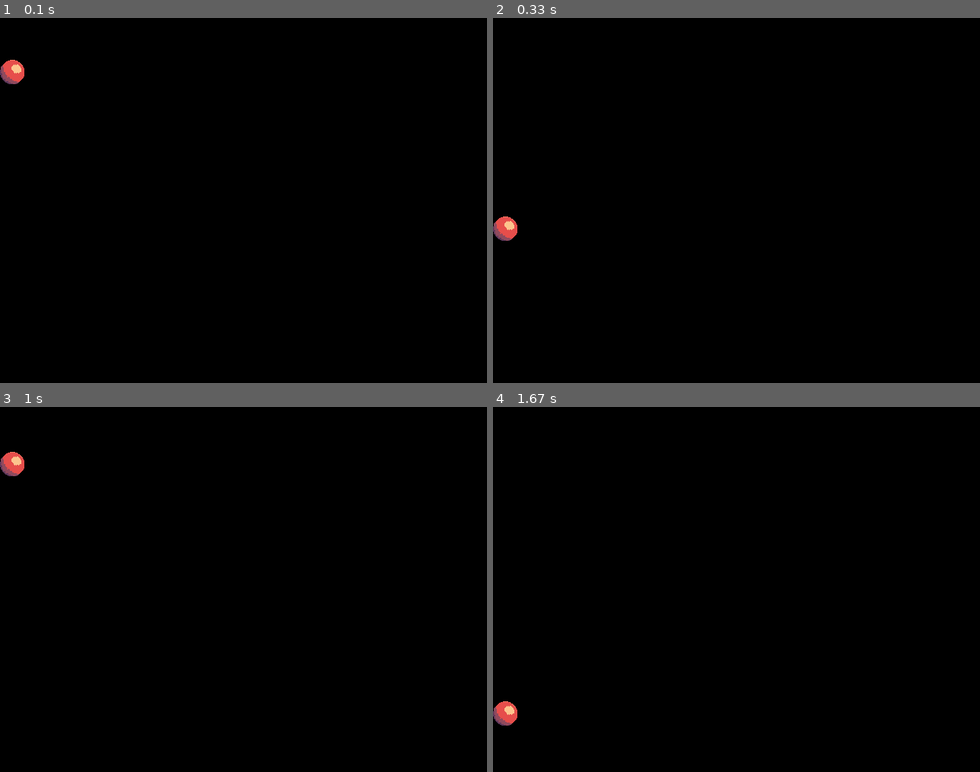
Above: before the commit, frames 1-4 (two rows, left to right).
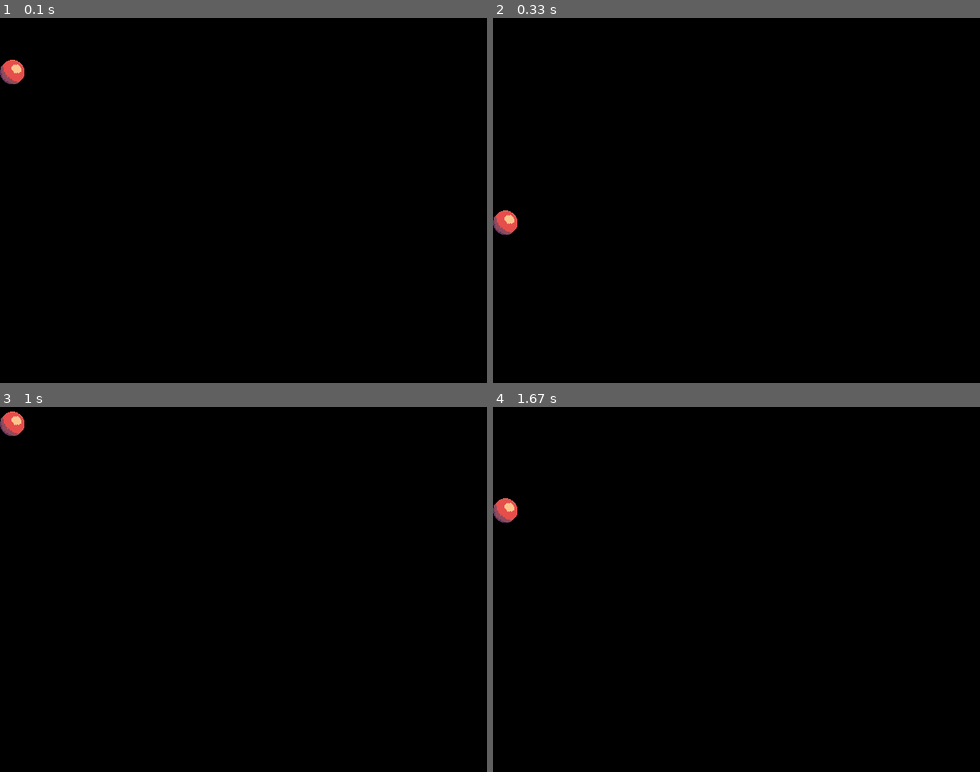
Above: after the commit, the same moments.

Repository: iidexic/Dposit
Game: pygame game, started from python/Tutorial Pygame/Physics2d.py
The game is run twice, just before and just after one commit, with the same random seed, the same clock (stepped at 60 frames per second) and the same inputs.
Inputs:
- Up to frame 1 (0.1 s): no input
- Up to frame 2 (0.33 s): no input
- Up to frame 3 (1 s): no input
- Up to frame 4 (1.67 s): no input

Frame 1 is identical in both runs. In frame 2, 0.3% of the frame differs, in the area x 0-5%, y 52-62%; in frame 3, 0.5%, in the area x 0-5%, y 1-19%; in frame 4, 0.5%.

Commit message:
fix grav

Diff:
--- a/python/Tutorial Pygame/Physics2d.py
+++ b/python/Tutorial Pygame/Physics2d.py
@@ -36,15 +36,17 @@
 ball = pg.transform.scale(pg.image.load(os.path.join('Assets','shittyball.png')), [32,32])
 #===[VELOCITY CALCULATIONS]==============
 def calculateVelocity(gameobj,vel,accel):
-    #Bouncing Script. It's Shit really.
-    #TODO NOW: FIX THIS DUMB THING
+    applygrav = True #eliminates gravity decay
+
     #We check whether an object is "Out of Bounds", as well as whether its velocity would place it more out of bounds on the axis it's going
     if gameobj.left < 0 and vel[0] < 0 or gameobj.right > width and vel[0] > 0:
         vel[0] = -vel[0]
     if gameobj.top < 0 and vel[1] < 0 or gameobj.bottom > height and vel[1] > 0:
         vel[1] = -vel[1]
+        applygrav = False
     #Gravity Addition:
-    vel[1] += GRAVITY/(FPS)
+    if applygrav:
+        vel[1] += GRAVITY/(FPS)
     """ Right now this dumb setup has the ball falling through the floor
         because gravity keeps pushing it down slightly even when its velocity
         gets to zero. after this it gets pushed down 1x unit (pixel) per frame
